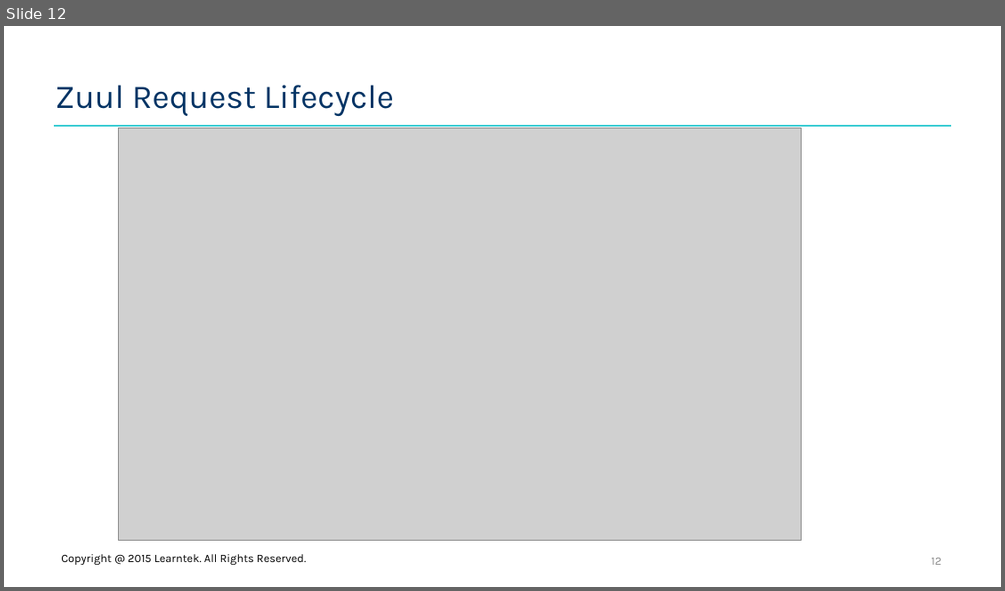
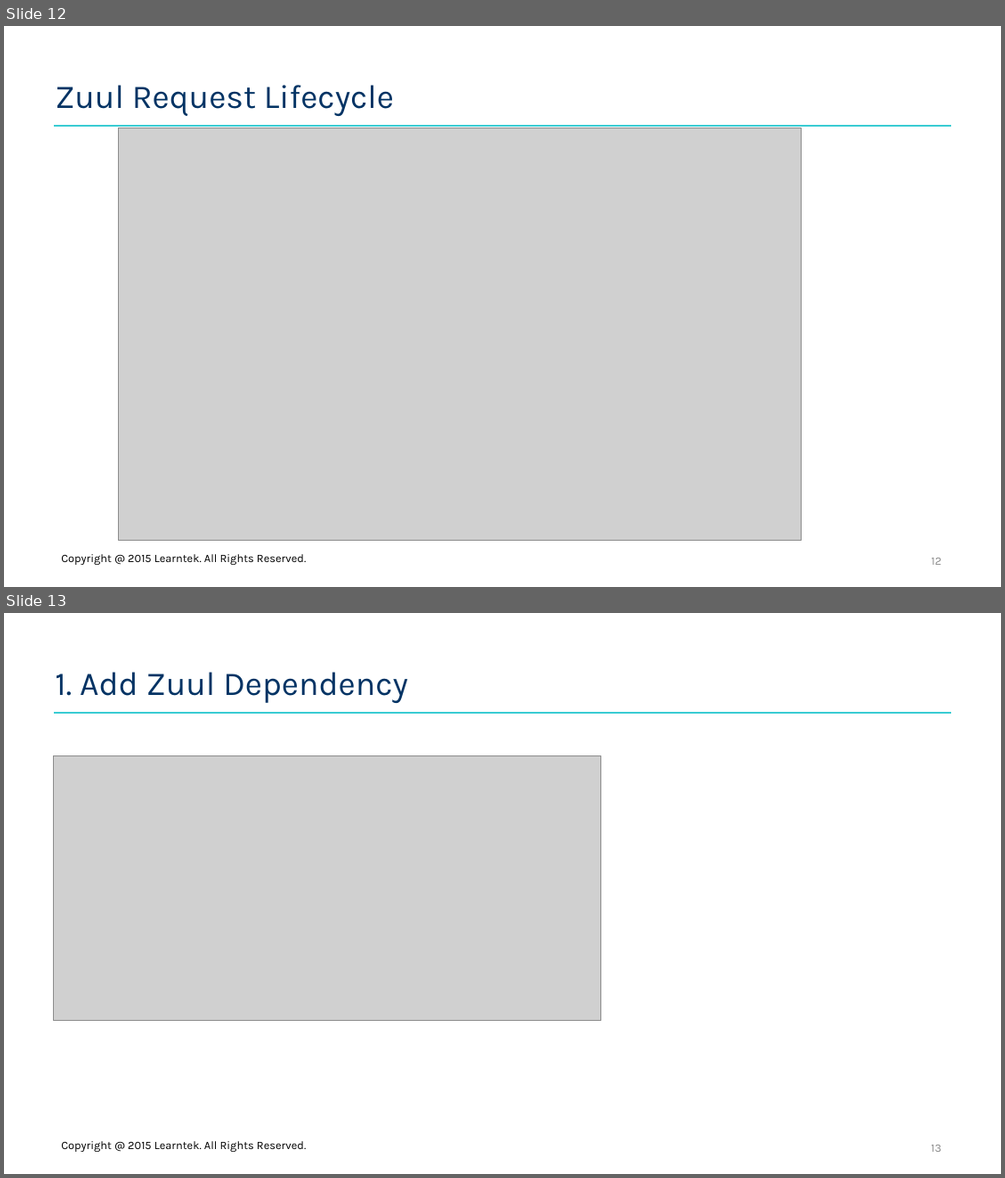
Before and after one commit to santoshkar/Microservice, a slide deck: Presentations/Part-10-Spring Cloud Zuul.pptx. Shown one above the other, each under a label of ours: slide 12 before the commit, slides 12 and 13 after it. The pictures are 1005x591 and 1005x1178 pixels, drawn with LibreOffice and Linux fonts; fonts in the diff are those of the drawing; grey boxes stand for pictures; background and template pictures are left out. Boxes give left, top, right and bottom in pixels: in the first picture for what was removed or moved away, otherwise in the second. Text is boxed around its words. In the diff, an @@ line names an element or a change of style, - is before the commit and + after.

Commit message:
Added steps for zuul in ppt

```diff
--- a/Presentations/Part-10-Spring Cloud Zuul.pptx
+++ b/Presentations/Part-10-Spring Cloud Zuul.pptx
@@ slide 13 added at (4, 613, 1001, 1174), background #FFFFFF; not listed: 1 template element that a slide beside it also shows @@
@@ title added at (55, 672, 408, 703), 32 pt, text #033364 @@
+1. Add Zuul Dependency
@@ picture added at (54, 755, 601, 1020) @@
@@ text added at (61, 1141, 306, 1151), 11 pt, text #000000 @@
+Copyright @ 2015 Learntek. All Rights Reserved.
@@ page number added at (930, 1144, 941, 1151), 11 pt, text #8C8C8C @@
+13
```
Also in this commit, not shown: 3 other slides added.
